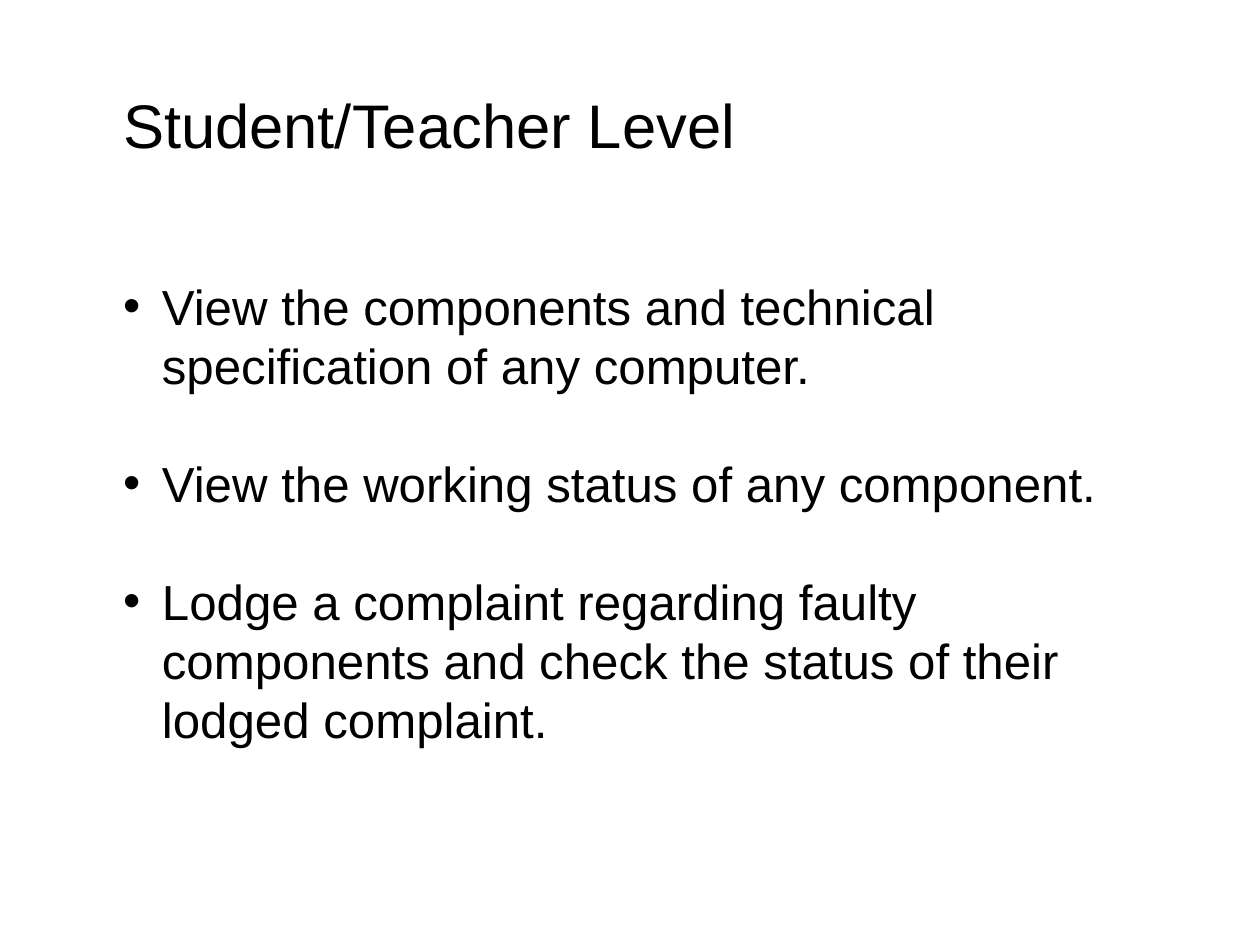
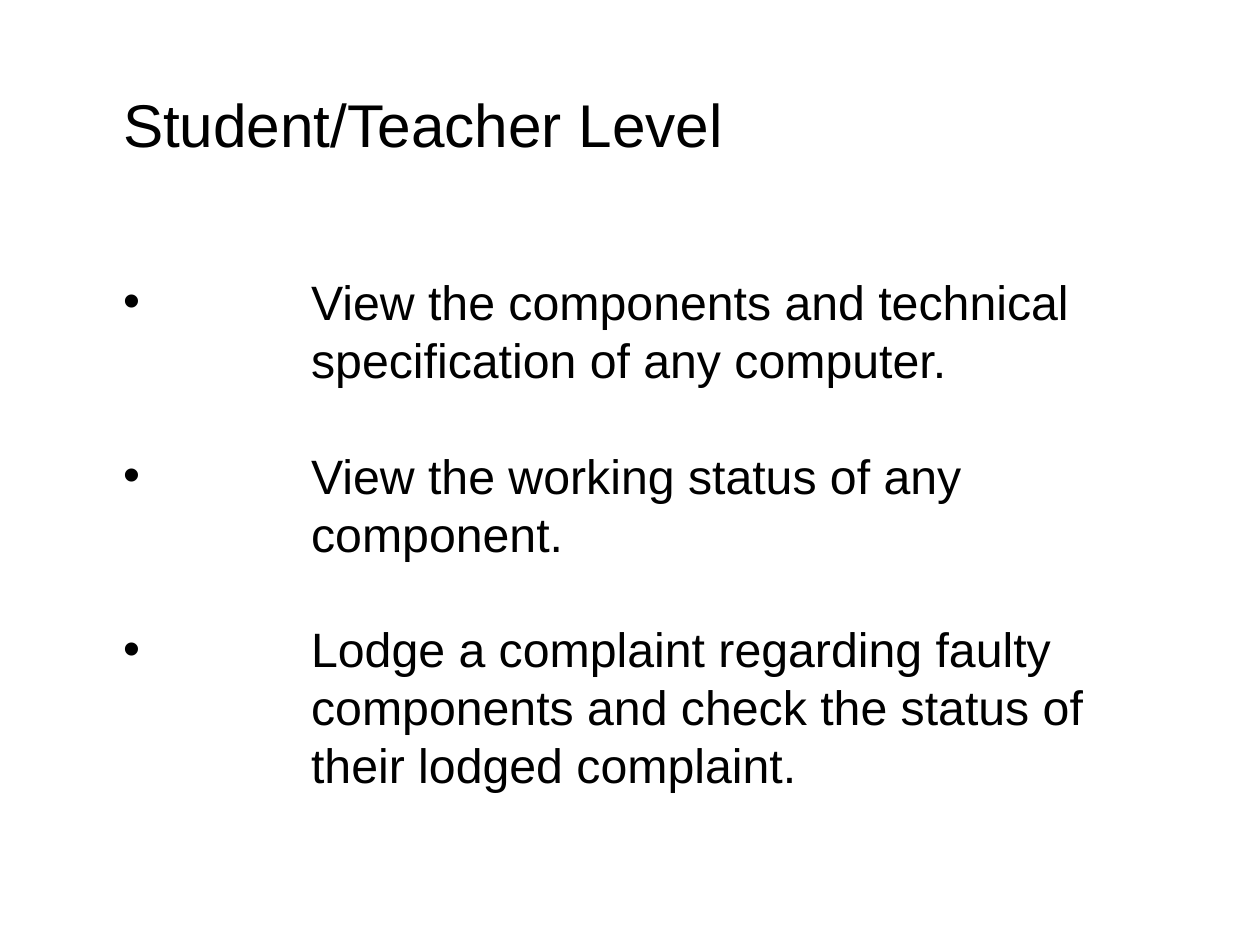
Before and after one commit to SanketSKasar/VJTI-DBA-Project, a slide deck: slide 6 of ProjectDetails/Presentation.pptx. Drawn at 1260x945 pixels with LibreOffice and Linux fonts; fonts in the diff are those of the drawing. Boxes give left, top, right and bottom in pixels: in the first picture for what was removed or moved away, otherwise in the second. Text is boxed around its words. In the diff, an @@ line names an element or a change of style, - is before the commit and + after.

```diff
--- a/ProjectDetails/Presentation.pptx
+++ b/ProjectDetails/Presentation.pptx
@@ text "Student/Teacher Level" at box(123, 103, 1083, 735): size 50 to 49 pt in "Student/Teacher Level"; size 40 to 39.2 pt in "View the components and technical specification of ...", "View the working status of any component.", "Lodge a complaint regarding faulty components and ..."; indent changed @@
```
Also in this commit, not shown: 7 other slides changed, 2 slides added, 1 other file.
